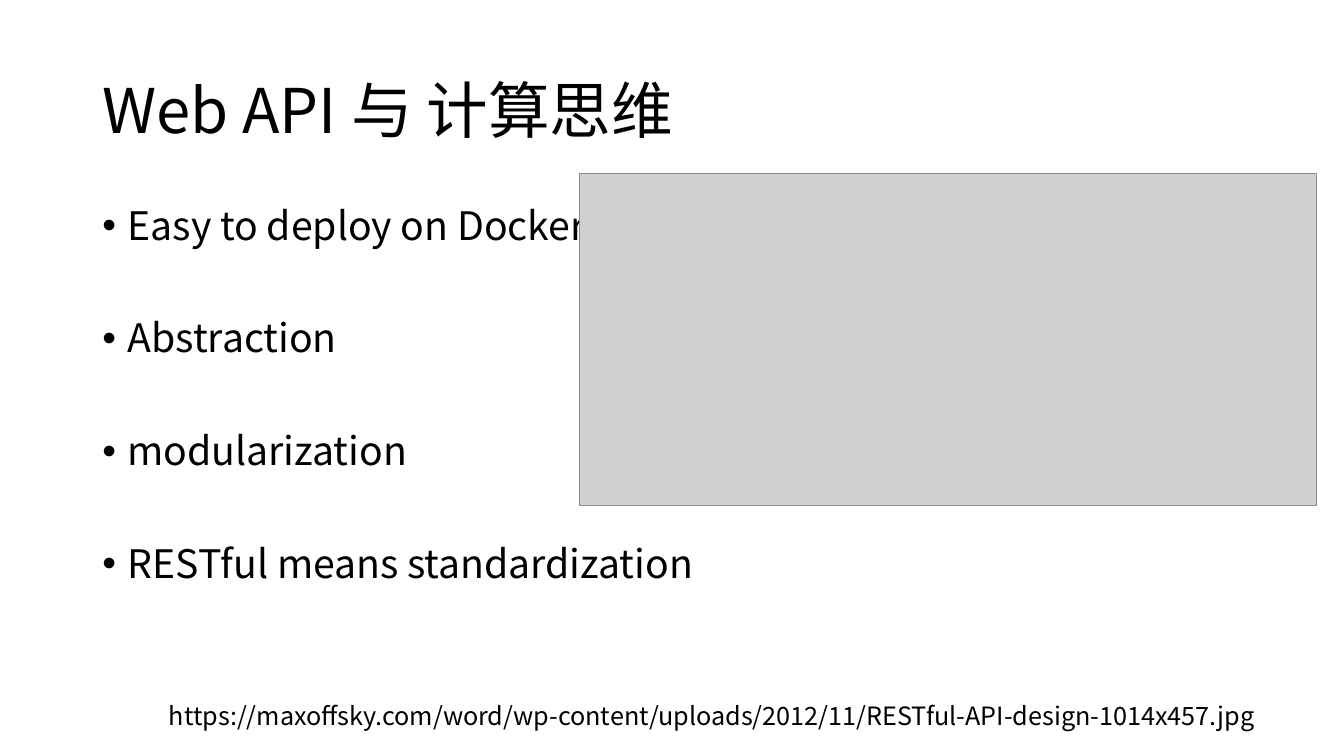
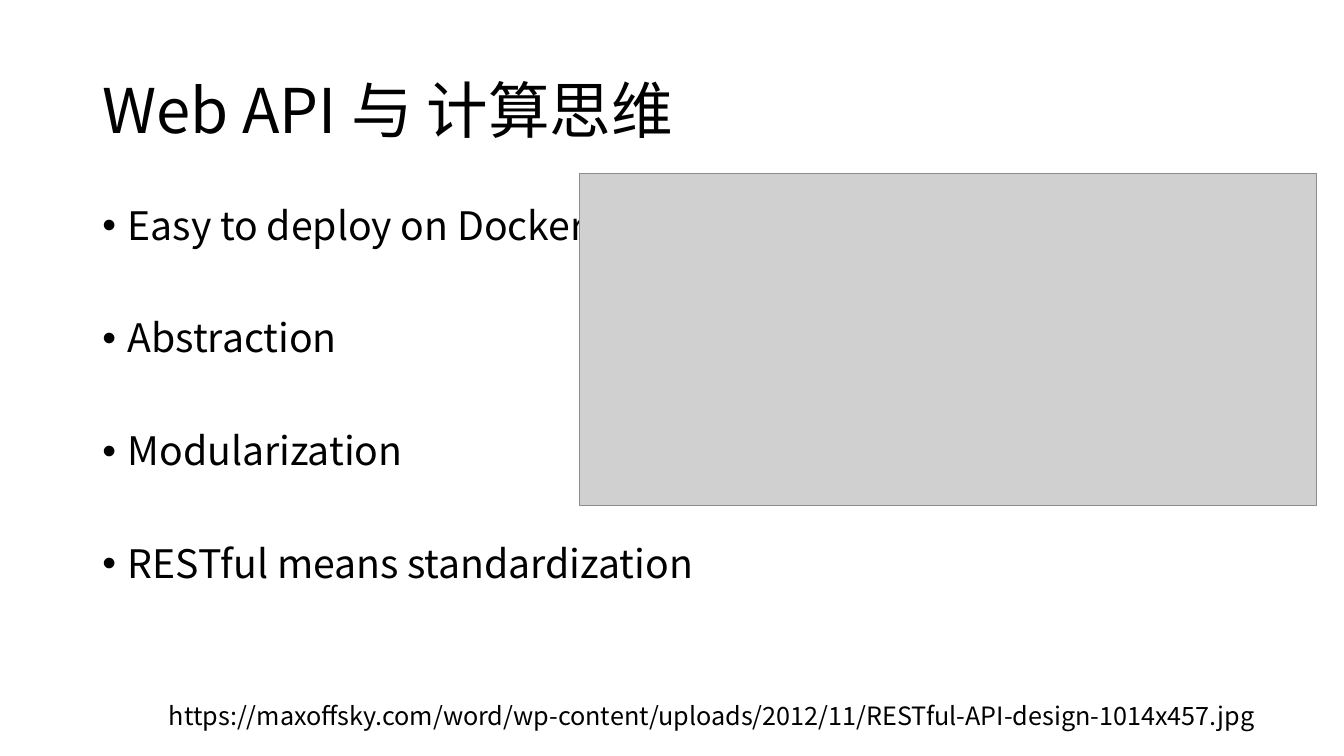
Before and after one commit to jisuansiwei2017/SDCT-2017-Fall, a slide deck: slide 5 of weekly_report/group2/第7周汇报.pptx. Drawn at 1344x756 pixels with LibreOffice and Linux fonts; fonts in the diff are those of the drawing; grey boxes stand for pictures. Boxes give left, top, right and bottom in pixels: in the first picture for what was removed or moved away, otherwise in the second. Text is boxed around its words. In the diff, an @@ line names an element or a change of style, - is before the commit and + after.

```diff
--- a/weekly_report/group2/第7周汇报.pptx
+++ b/weekly_report/group2/第7周汇报.pptx
@@ text at (128, 433, 403, 466): text changed @@
-• modularization
+• Modularization
```
Also in this commit, not shown: 1 slide added.
